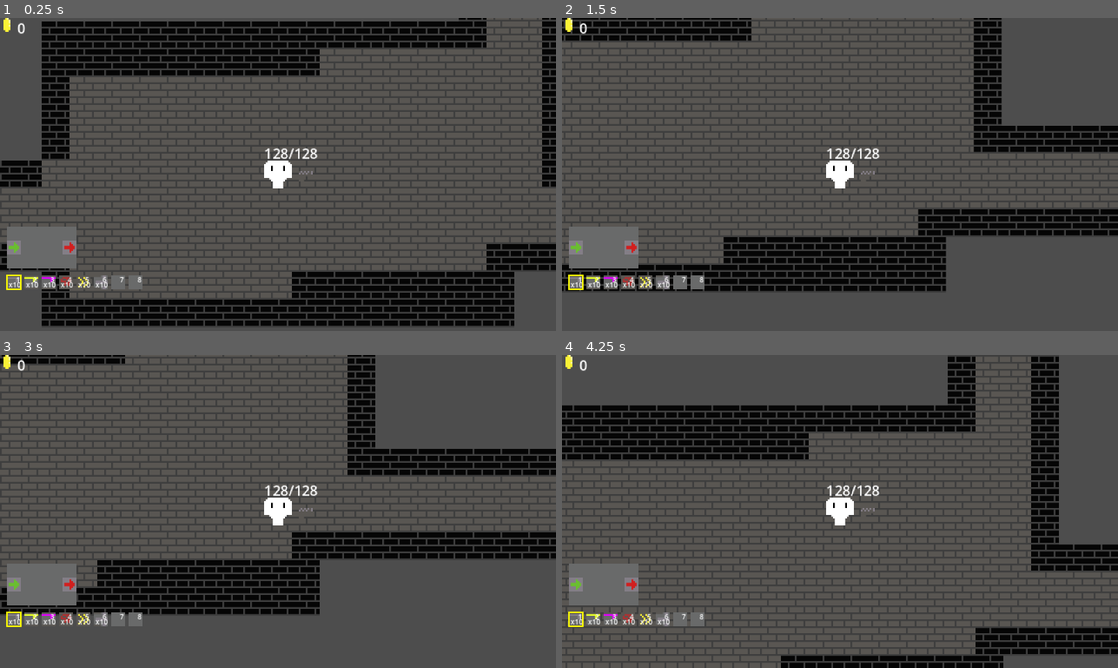
Above: before the commit, frames 1-4 (two rows, left to right).
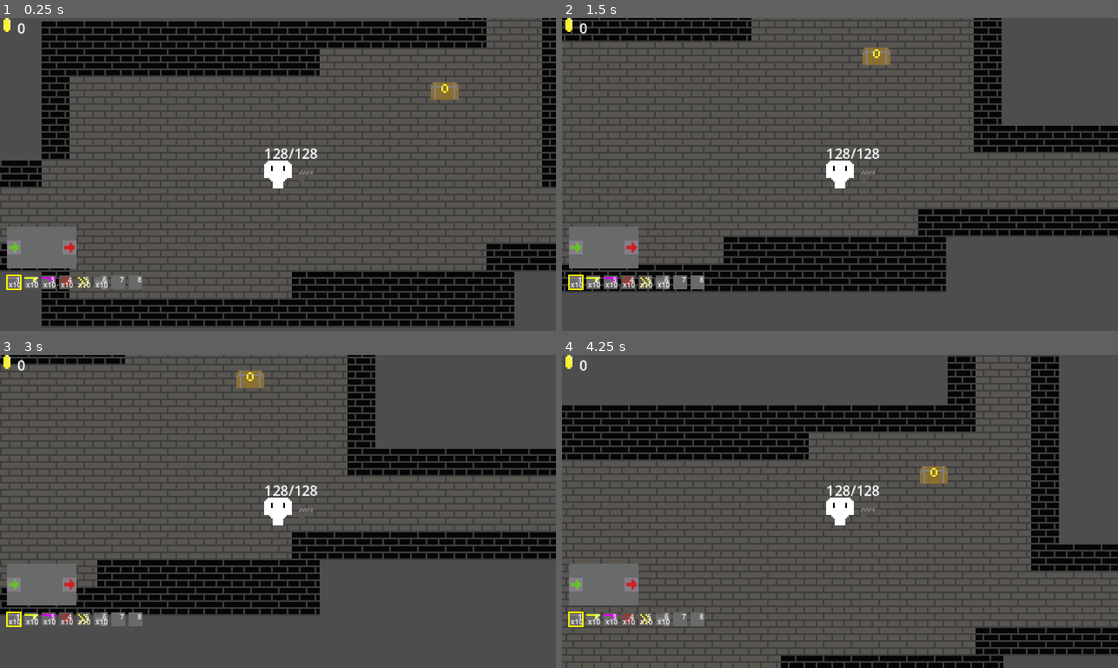
Above: after the commit, the same moments.

Repository: Kimbix/gun-factory-game
Game: Godot game, scene res://main.tscn
Two runs of this game, one before a commit and one after it. Both use one fixed random seed, a clock stepped at 60 frames per second and the inputs below.
Inputs (mouse positions are in pixels of both pictures, inside the frame that each line leads up to):
- Up to frame 1 (0.25 s): no input
- Up to frame 2 (1.5 s): tap Enter at 0.5 s; move the mouse to (962, 158) at 0.52 s; press the mouse at (962, 158) at 0.53 s; hold D (move_right) 0.53-1.28 s; move the mouse to (728, 190) at 1.27 s; release the mouse at (728, 190) at 1.28 s; hold S (move_down) from 1.28 s (still down); tap E (interact) at 1.35 s
- Up to frame 3 (3 s): move the mouse to (333, 442) at 2.02 s; release S (move_down) at 2.03 s; hold D (move_right) 2.03-2.78 s; tap 1 at 2.1 s; tap Space at 2.75 s; move the mouse to (250, 574) at 2.77 s; hold W (move_up) from 2.78 s (still down); tap 2 at 2.85 s
- Up to frame 4 (4.25 s): move the mouse to (1006, 558) at 3.52 s; release W (move_up) at 3.53 s; hold A (move_left) from 3.53 s (still down); tap 3 at 3.6 s

The runs differ from the first frame. In frame 1, 0.3% of the frame differs, in the area x 77-83%, y 20-27%; in frame 2, 0.3%; in frame 3, 0.3%; in frame 4, 0.3%.

Commit message:
copy non-TileMapLayer children from room scenes into world with xform

Diff:
--- a/assets/rooms/room_1.tscn
+++ b/assets/rooms/room_1.tscn
@@ -2,6 +2,8 @@
 
 [ext_resource type="Script" uid="uid://8tdiluy084li" path="res://scripts/terrain/room.gd" id="1_4ikea"]
 [ext_resource type="TileSet" uid="uid://bakby8fee5i1o" path="res://assets/terrain/terrain_tileset.tres" id="2_is5ow"]
+[ext_resource type="PackedScene" uid="uid://c1kky74w3bq7x" path="res://chest.tscn" id="3_pxa42"]
+[ext_resource type="Resource" uid="uid://dmk4wvxx8aurd" path="res://assets/loot/chest_loot.tres" id="4_33g14"]
 
 [node name="Room" type="Node2D" unique_id=650232048]
 script = ExtResource("1_4ikea")
@@ -19,3 +21,7 @@
 
 [node name="Connection2" type="Marker2D" parent="." unique_id=1903146396]
 position = Vector2(272, 112)
+
+[node name="Chest" parent="." unique_id=1648900392 instance=ExtResource("3_pxa42")]
+position = Vector2(40, 40)
+loot_table = ExtResource("4_33g14")
--- a/scripts/terrain/dungeon_generator.gd
+++ b/scripts/terrain/dungeon_generator.gd
@@ -181,6 +181,18 @@
 		var cells := src_wall.get_used_cells()
 		print("    wall: %d tiles" % cells.size())
 		_copy_layer_tiles(src_wall, wall_layer, origin, xform, min_corner, room_w, room_h)
+	var box_origin := Vector2i(min_corner * TILE_SIZE)
+	for child in room_node.get_children():
+		if child is TileMapLayer:
+			continue
+		var child2d := child as Node2D
+		if child2d == null:
+			continue
+		var offset := Vector2i(child2d.position) - box_origin
+		var xformed := _xform_point(offset.x, offset.y, room_w, room_h, xform)
+		var world_pos := Vector2(origin) + Vector2(xformed)
+		child2d.reparent(self)
+		child2d.position = world_pos
 
 
 func _copy_layer_tiles(src: TileMapLayer, dst: TileMapLayer, origin: Vector2i, xf: int, min_corner: Vector2i, w: int, h: int) -> void:
